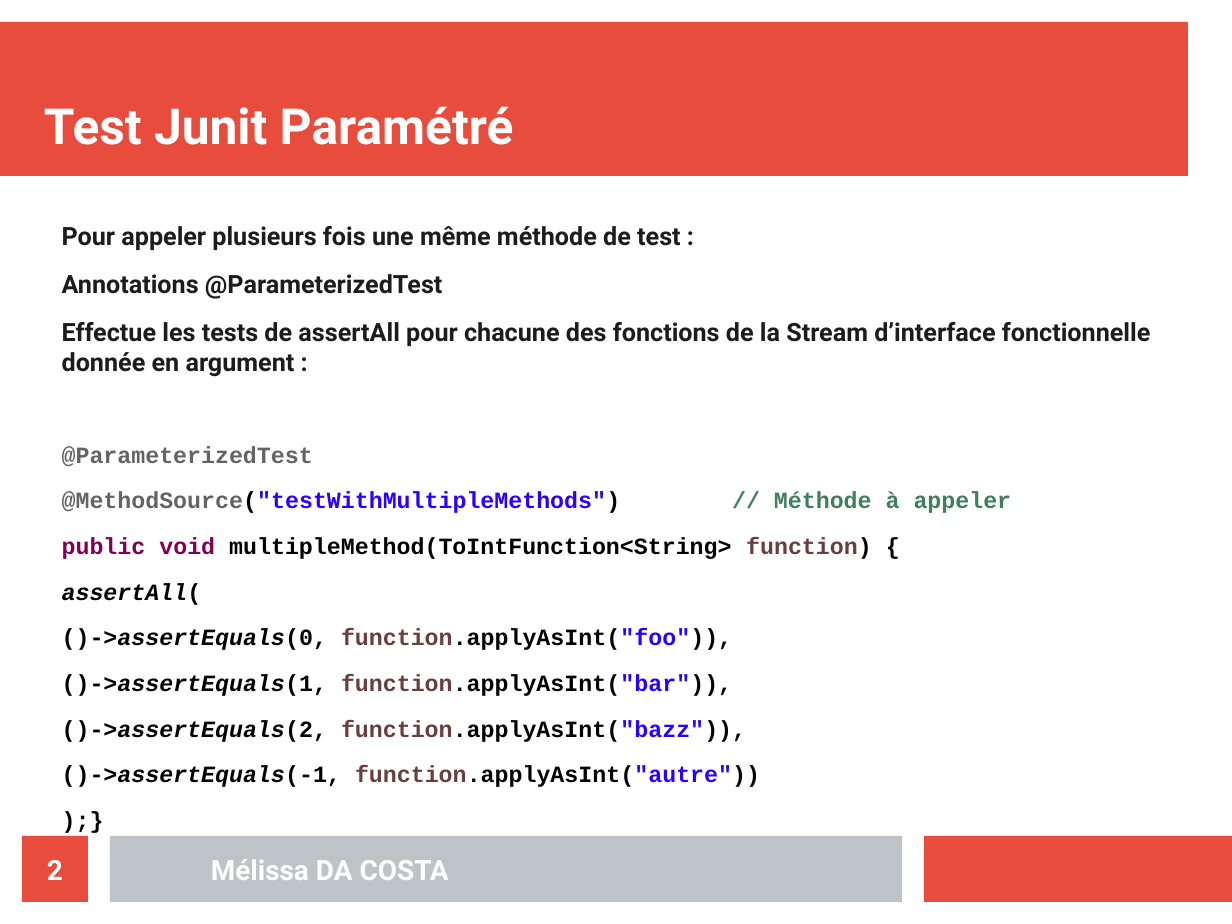
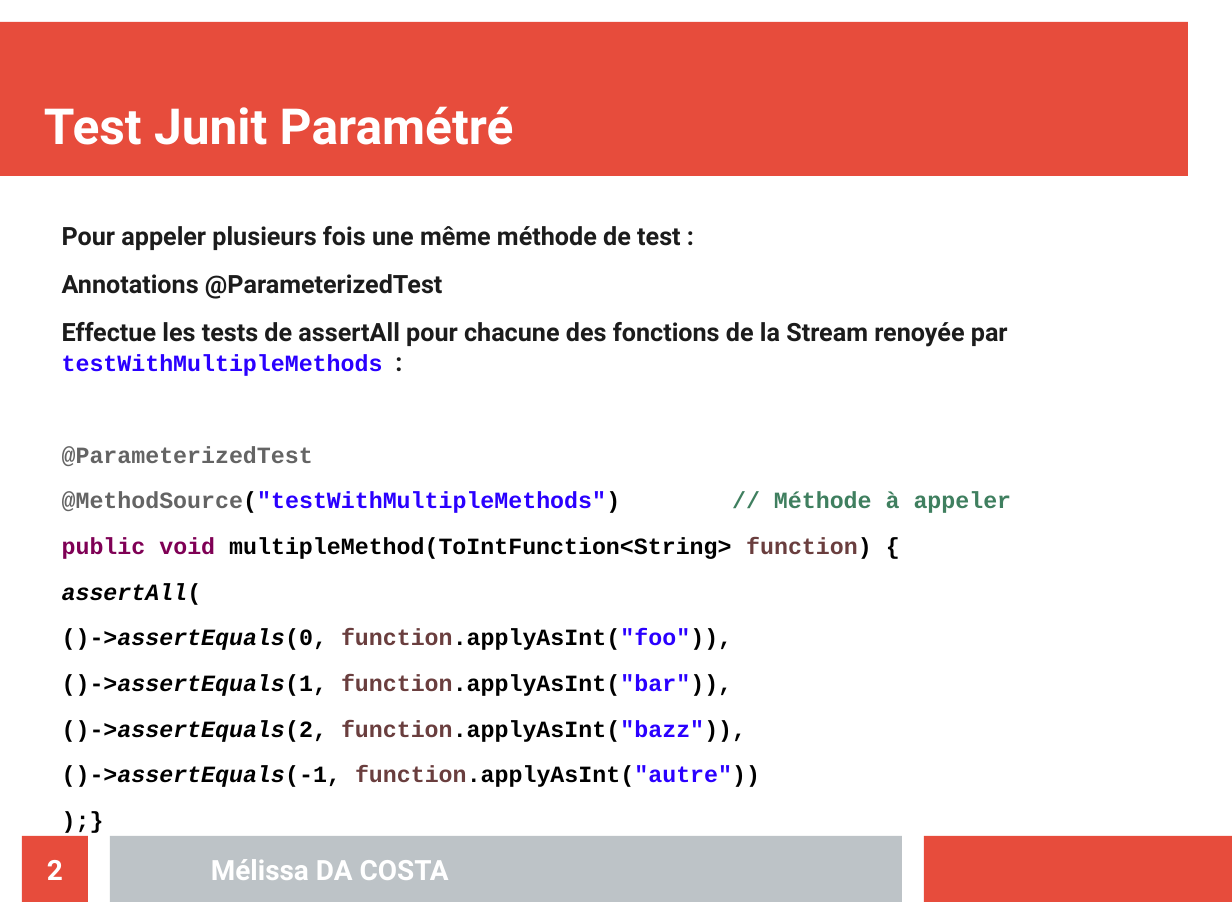
Before and after one commit to MelissaDaCosta/java-inside, a slide deck: slide 2 of lab5/Mélissa_DA_COSTA_slides_TP05.odp. Drawn at 1232x924 pixels with LibreOffice and Linux fonts; fonts in the diff are those of the drawing. Boxes give left, top, right and bottom in pixels: in the first picture for what was removed or moved away, otherwise in the second. Text is boxed around its words. In the diff, an @@ line names an element or a change of style, - is before the commit and + after.

```diff
--- a/lab5/Mélissa_DA_COSTA_slides_TP05.odp
+++ b/lab5/Mélissa_DA_COSTA_slides_TP05.odp
@@ text at bbox=[62, 322, 1008, 376]: text changed @@
-Effectue les tests de assertAll pour chacune des fonctions de la Stream d’interface fonctionnelle donnée en argument :
+Effectue les tests de assertAll pour chacune des fonctions de la Stream renoyée par testWithMultipleMethods :
```
Also in this commit, not shown: 1 other slide changed, 2 other files.
